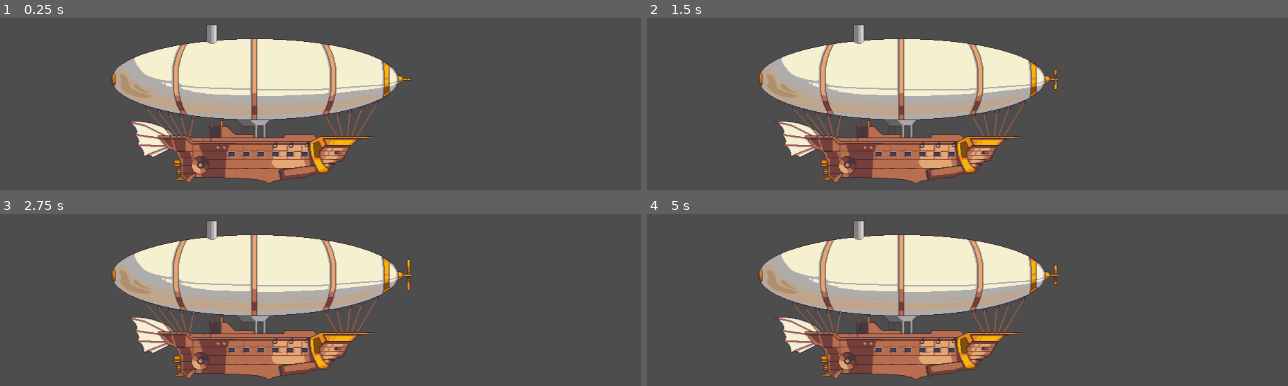
Above: before the commit, frames 1-4 (two rows, left to right).
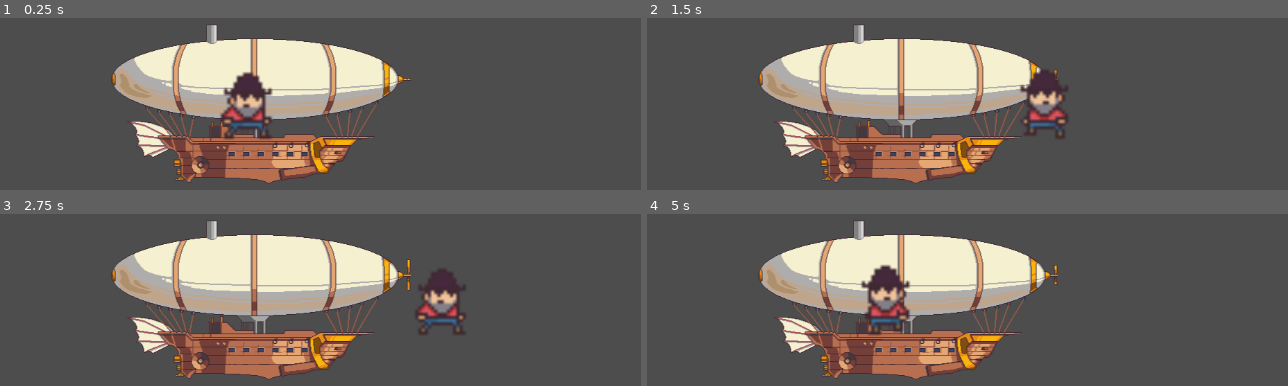
Above: after the commit, the same moments.

Repository: tremenditomen/Rickety-Airship
Game: Godot game, scene res://main.tscn
The game is run twice, just before and just after one commit, with the same random seed, the same clock (stepped at 60 frames per second) and the same inputs. The project has no main scene, so this scene is started directly.
Inputs:
- Up to frame 1 (0.25 s): no input
- Up to frame 2 (1.5 s): tap Enter at 0.5 s; hold Right (move_right) 0.53-1.28 s; hold Left (move_left) from 1.28 s (still down)
- Up to frame 3 (2.75 s): release Left (move_left) at 2.03 s; hold Right (move_right) from 2.03 s (still down)
- Up to frame 4 (5 s): release Right (move_right) at 3.53 s; hold Left (move_left) from 3.53 s (still down)

The runs differ from the first frame. In frame 1, 2.0% of the frame differs, in the area x 34-43%, y 31-71%; in frame 2, 1.7%; in frame 3, 1.7%; in frame 4, 2.0%.

Commit message:
added player to main

Diff:
--- a/main.tscn
+++ b/main.tscn
@@ -1,8 +1,12 @@
-[gd_scene load_steps=2 format=3 uid="uid://djbemkhmv61i6"]
+[gd_scene load_steps=3 format=3 uid="uid://cwvxg0ru0gfhx"]
 
-[ext_resource type="PackedScene" uid="uid://c3jyena2s280q" path="res://Ship/ship.tscn" id="1_vo20a"]
+[ext_resource type="PackedScene" uid="uid://dmxr2tupdfjbp" path="res://Ship/ship.tscn" id="1_vo20a"]
+[ext_resource type="PackedScene" uid="uid://cr2aututo0bmr" path="res://player.tscn" id="2_07i2l"]
 
 [node name="main" type="Node2D"]
 
 [node name="Ship" parent="." instance=ExtResource("1_vo20a")]
 position = Vector2(602, 309)
+
+[node name="Player" parent="." instance=ExtResource("2_07i2l")]
+position = Vector2(581, 337)
Not shown: 1 places in Ship/ship.tscn that only renumber resources
